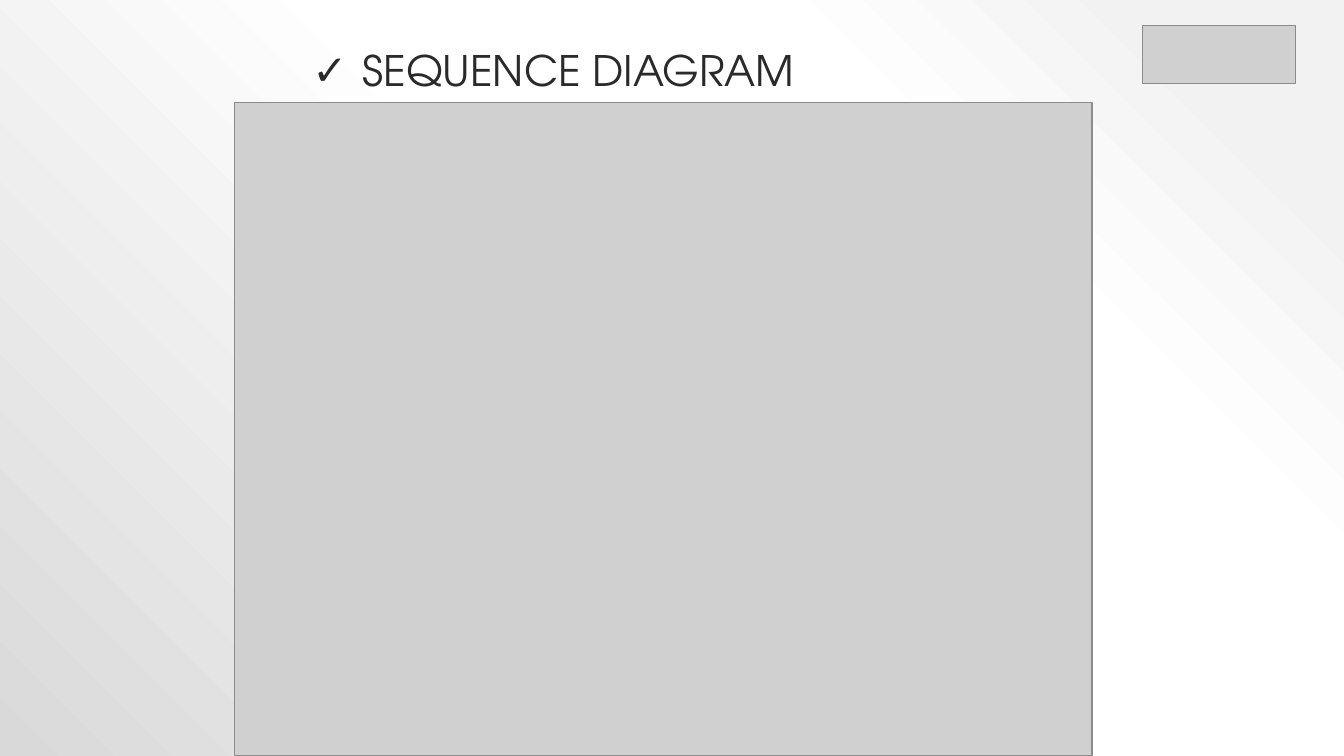
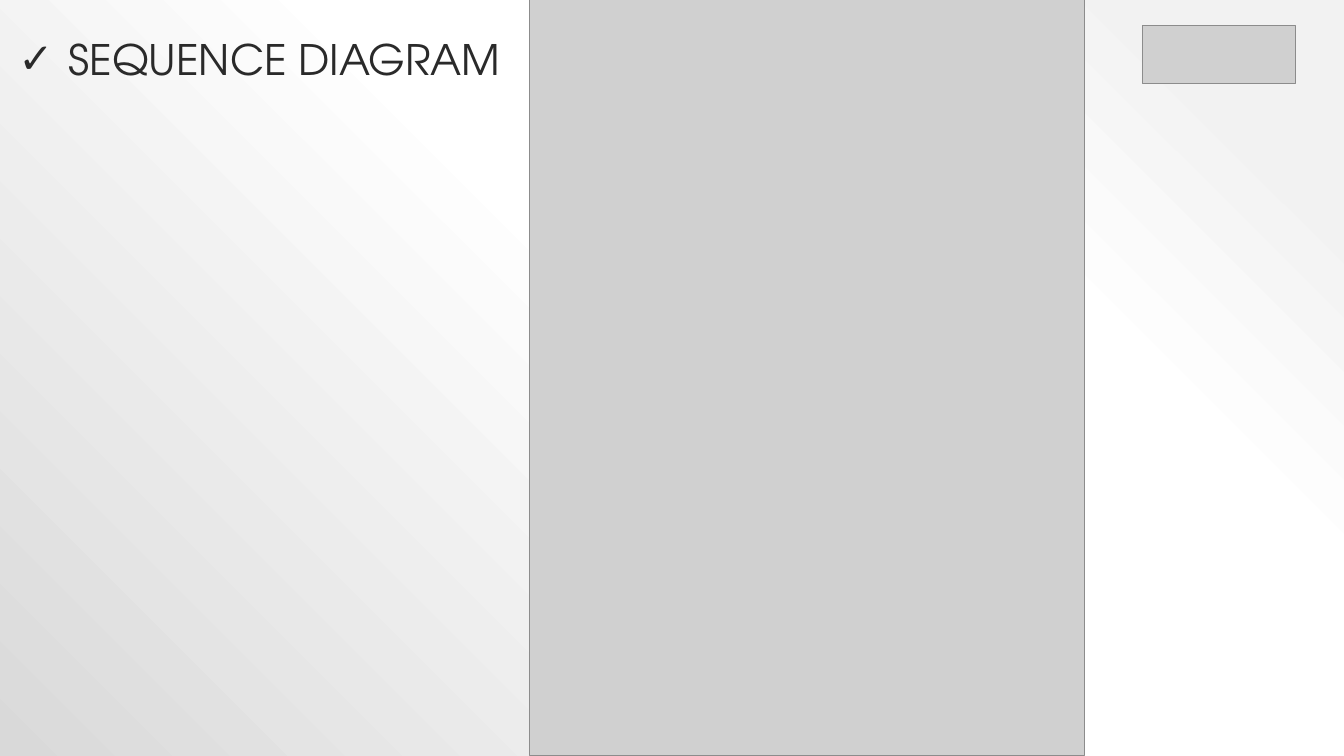
Before and after one commit to sangnvus/2015FALLIS01, a slide deck: slide 27 of Final/F-Taxi_Capstone_Project_Document_Slide.pptx (slide 28 before the commit). Drawn at 1344x756 pixels with LibreOffice and Linux fonts; fonts in the diff are those of the drawing; grey boxes stand for pictures. Boxes give left, top, right and bottom in pixels: in the first picture for what was removed or moved away, otherwise in the second. Text is boxed around its words. In the diff, an @@ line names an element or a change of style, - is before the commit and + after.

```diff
--- a/Final/F-Taxi_Capstone_Project_Document_Slide.pptx
+++ b/Final/F-Taxi_Capstone_Project_Document_Slide.pptx
@@ text "SEQUENCE DIAGRAM" rewrapped from <box>363,54,795,106</box> to <box>69,43,500,76</box> @@
@@ picture: place and size @@
-picture at <box>234,102,1092,756</box>
+picture at <box>529,0,1085,755</box>
```
Also in this commit, not shown: 10 other slides changed, 1 slide removed, 9 other files.
